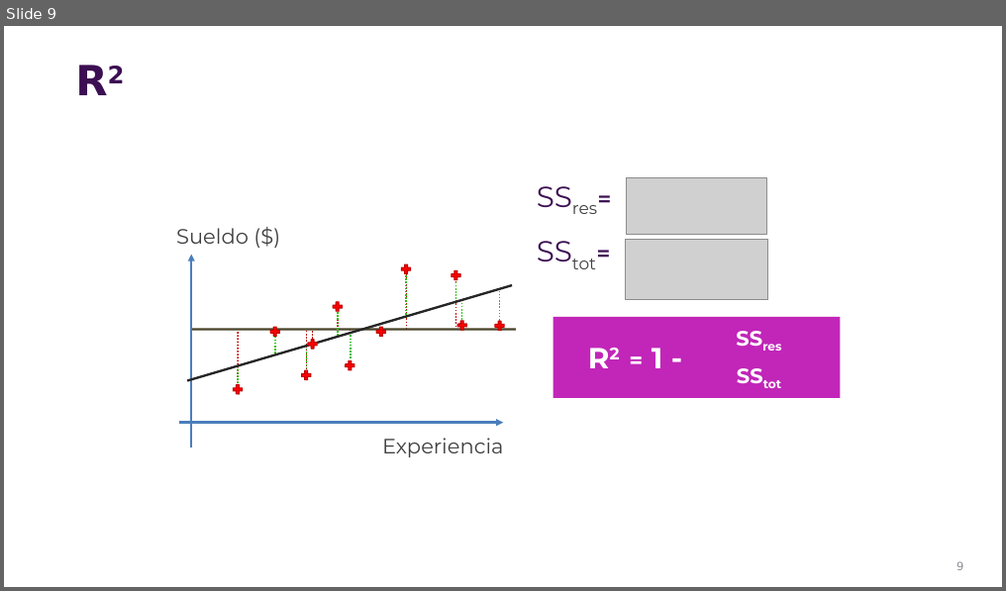
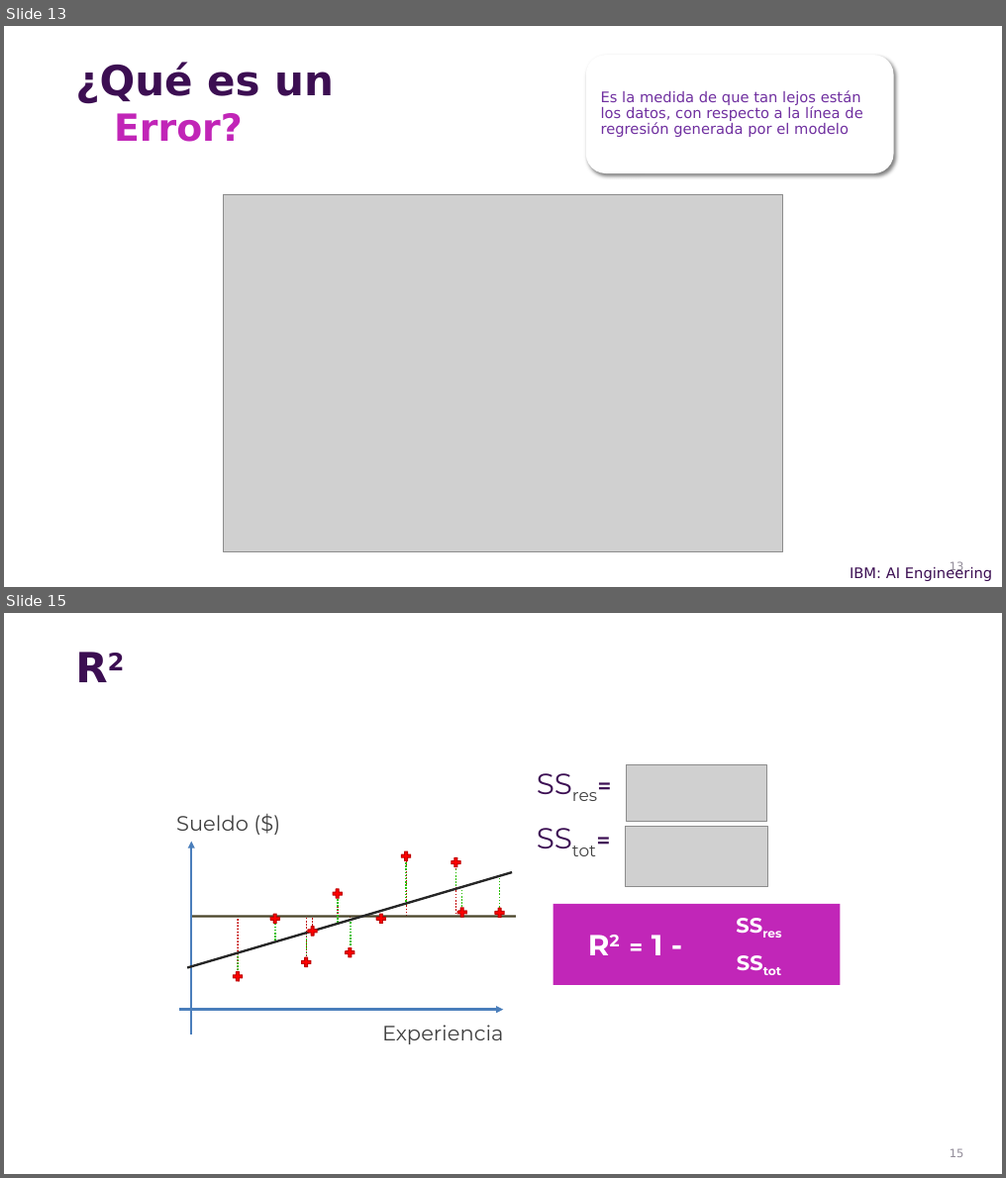
Before and after one commit to csameshiman/Axity_Curso_ML_2023, a slide deck: Diapositivas/Parte 02.Regresión/Sección 02.1.Simple Linear Regression/Simple_Linear_Regression.pptx. Shown one above the other, each under a label of ours: slide 9 before the commit, slides 13 and 15 after it; the slides between them are not shown. The pictures are 1006x591 and 1006x1178 pixels, drawn with LibreOffice and Linux fonts; fonts in the diff are those of the drawing; grey boxes stand for pictures; background and template pictures are left out. Boxes give left, top, right and bottom in pixels: in the first picture for what was removed or moved away, otherwise in the second. Text is boxed around its words. In the diff, an @@ line names an element or a change of style, - is before the commit and + after.

```diff
--- a/Diapositivas/Parte 02.Regresión/Sección 02.1.Simple Linear Regression/Simple_Linear_Regression.pptx
+++ b/Diapositivas/Parte 02.Regresión/Sección 02.1.Simple Linear Regression/Simple_Linear_Regression.pptx
@@ slide 13 added at bbox=[4, 26, 1002, 587], background picture (left out) @@
@@ rounded rectangle added at bbox=[586, 55, 894, 174], fill #FFFFFF @@
@@ text added at bbox=[75, 62, 334, 104], 40 pt, text #3C0E52, bold @@
+¿Qué es un
@@ text added at bbox=[114, 113, 243, 142], 36 pt, text #C125B7, bold @@
+Error?
@@ text added at bbox=[601, 90, 862, 137], 14 pt, text #7030A0 @@
+Es la medida de que tan lejos están los datos, con respecto a la línea de regresión generada por el modelo
@@ picture added at bbox=[224, 194, 783, 553] @@
@@ text added at bbox=[849, 567, 992, 581], 14 pt, text #3C0F53 @@
+IBM: AI Engineering
@@ page number added at bbox=[949, 562, 964, 573], 11 pt, text #928C99 @@
+13
@@ what was slide 9 is now slide 15 @@
@@ page number at bbox=[949, 1149, 964, 1157]: text changed @@
-9
+15
```
Also in this commit, not shown: 5 slides changed, 5 other slides added.
